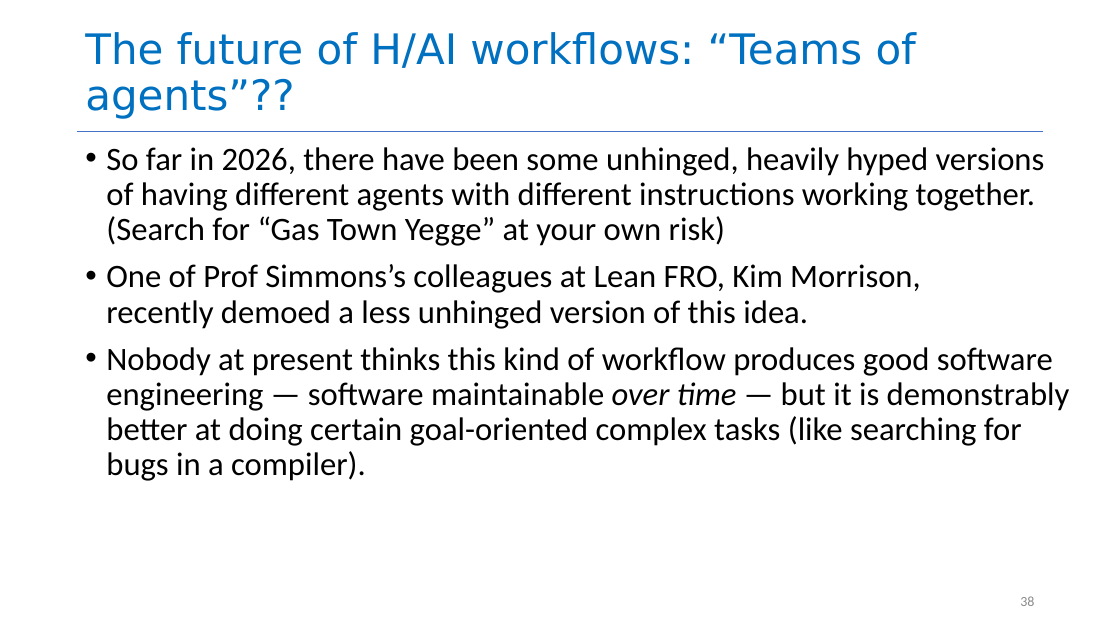
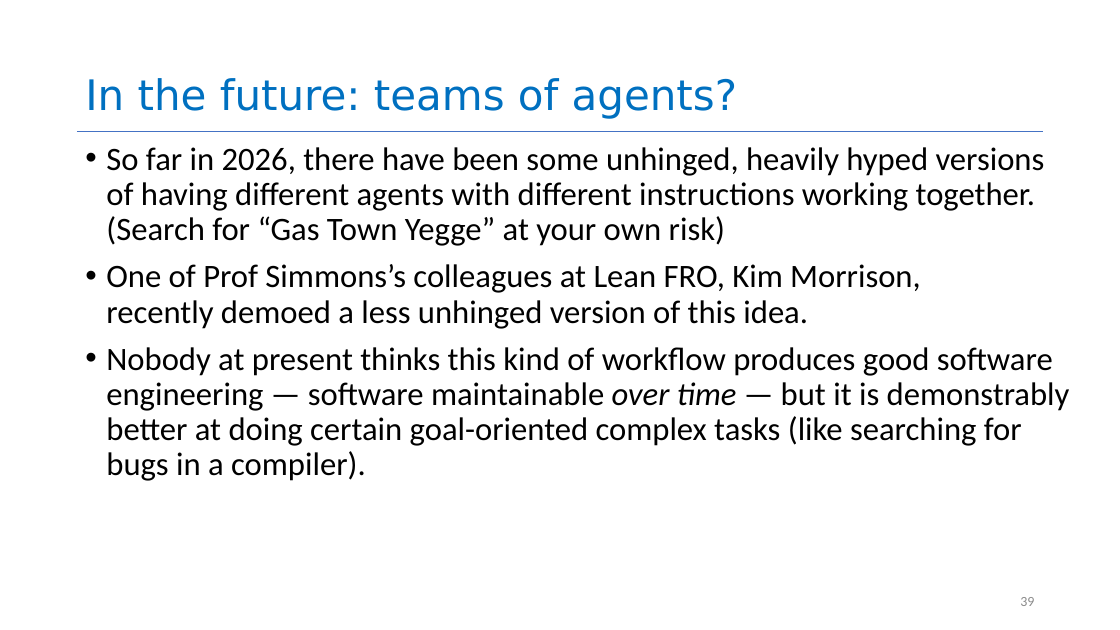
Before and after one commit to neu-se/CS4530-Spring-2026, a slide deck: slide 39 of Slides/Module 16 Using AI Agents.pptx (slide 38 before the commit). Drawn at 1120x630 pixels with LibreOffice and Linux fonts; fonts in the diff are those of the drawing. Boxes give left, top, right and bottom in pixels: in the first picture for what was removed or moved away, otherwise in the second. Text is boxed around its words. In the diff, an @@ line names an element or a change of style, - is before the commit and + after.

```diff
--- a/Slides/Module 16 Using AI Agents.pptx
+++ b/Slides/Module 16 Using AI Agents.pptx
@@ title at (x1=85, y1=78, x2=737, y2=119): text changed @@
-The future of H/AI workflows: “Teams of agents”??
+In the future: teams of agents?
@@ page number at (x1=1020, y1=597, x2=1034, y2=606): text changed @@
-38
+39
```
Also in this commit, not shown: 2 other slides changed, 1 slide added, 1 other file.
